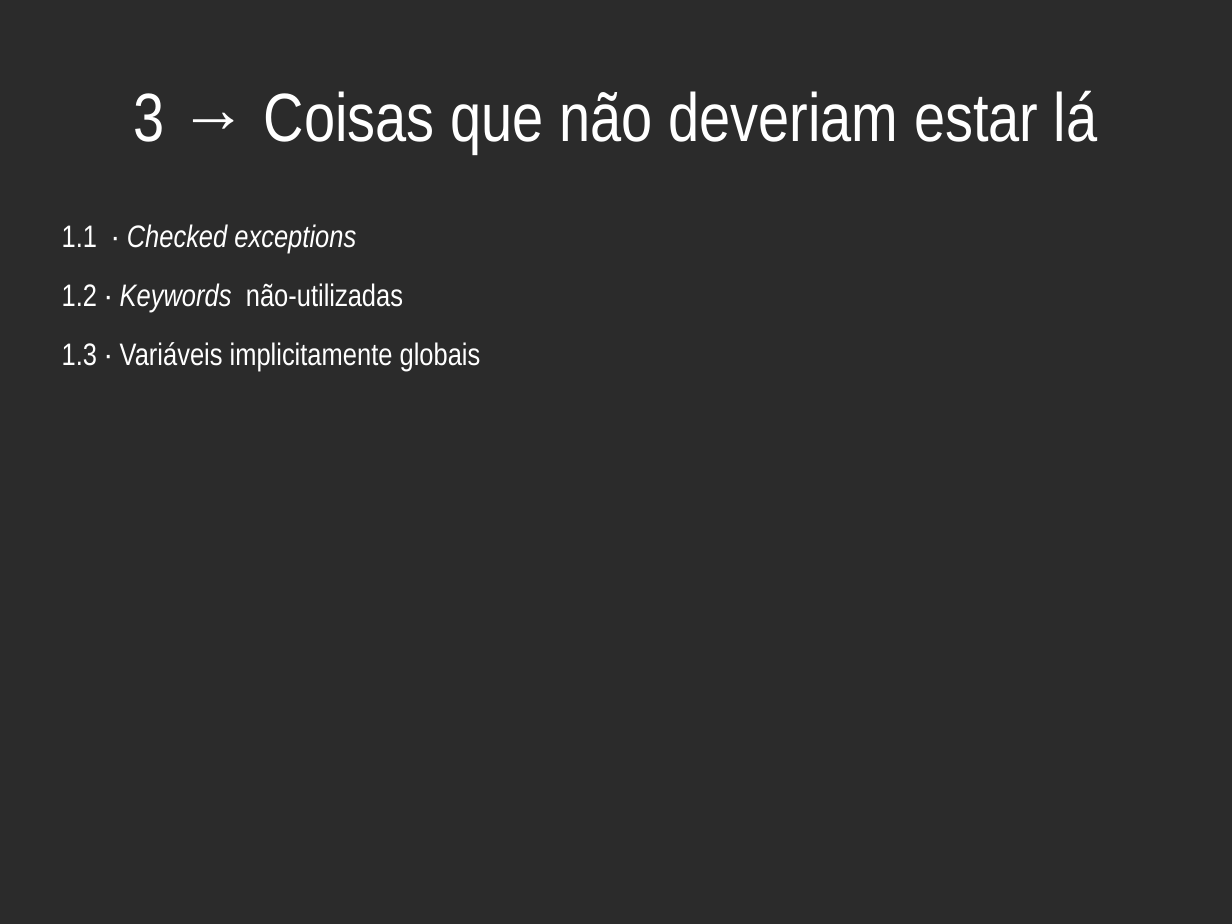
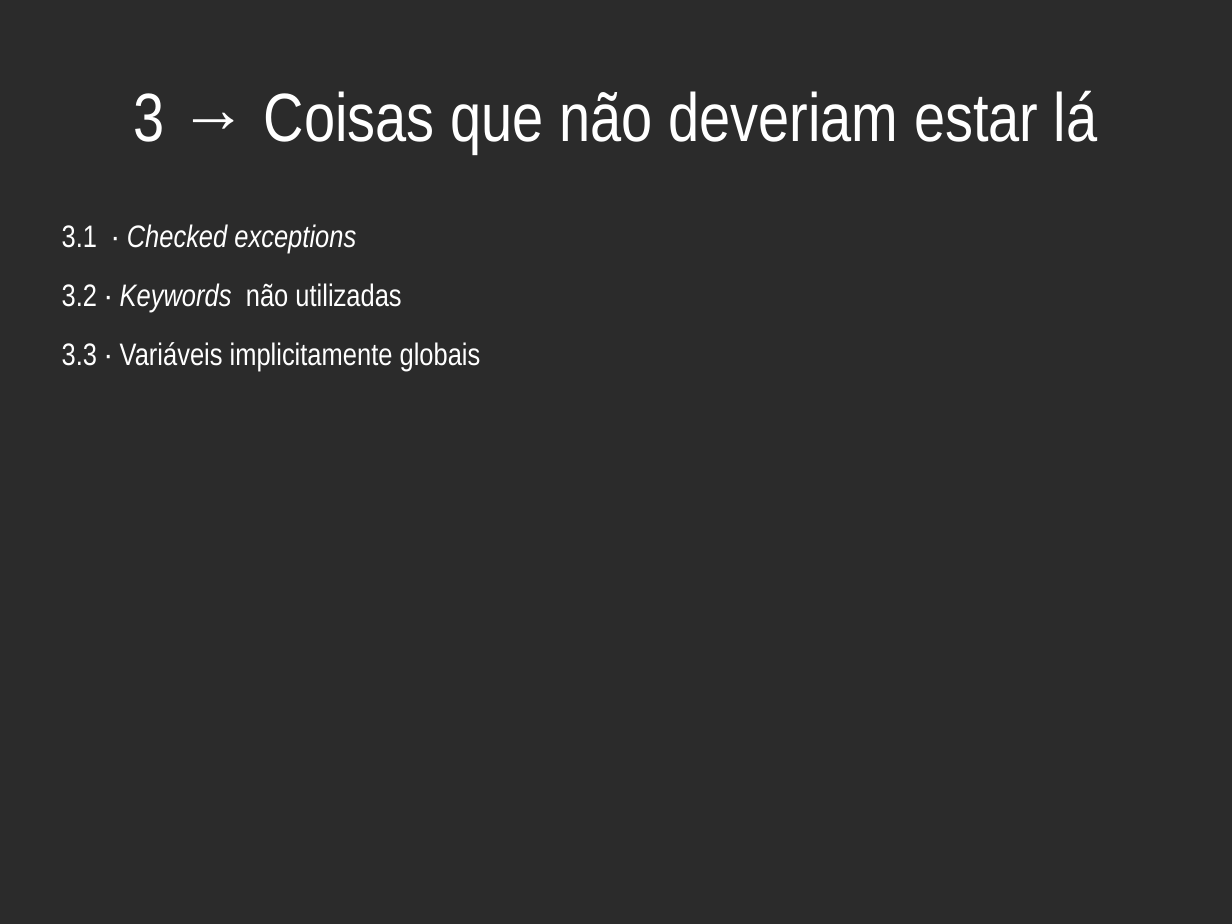
Before and after one commit to haskellcamargo/talks, a slide deck: slide 13 of Bizarrices Just in Time - Como não projetar uma linguagem de programação/Bizarrices Just in Time - Como não projetar uma linguagem de programação.odp (slide 6 before the commit). Drawn at 1232x924 pixels with LibreOffice and Linux fonts; fonts in the diff are those of the drawing; background and template pictures are left out; a plain dark background stands for a picture behind light text. Boxes give left, top, right and bottom in pixels: in the first picture for what was removed or moved away, otherwise in the second. Text is boxed around its words. In the diff, an @@ line names an element or a change of style, - is before the commit and + after.

```diff
--- a/Bizarrices Just in Time - Como não projetar uma linguagem de programação/Bizarrices Just in Time - Como não projetar uma linguagem de programação.odp
+++ b/Bizarrices Just in Time - Como não projetar uma linguagem de programação/Bizarrices Just in Time - Como não projetar uma linguagem de programação.odp
@@ text at box(62, 224, 481, 371): text changed @@
-1.1 · Checked exceptions
-1.2 · Keywords não-utilizadas
-1.3 · Variáveis implicitamente globais
+3.1 · Checked exceptions
+3.2 · Keywords não utilizadas
+3.3 · Variáveis implicitamente globais
```
Also in this commit, not shown: 4 other slides changed, 21 slides added, 3 other files.
